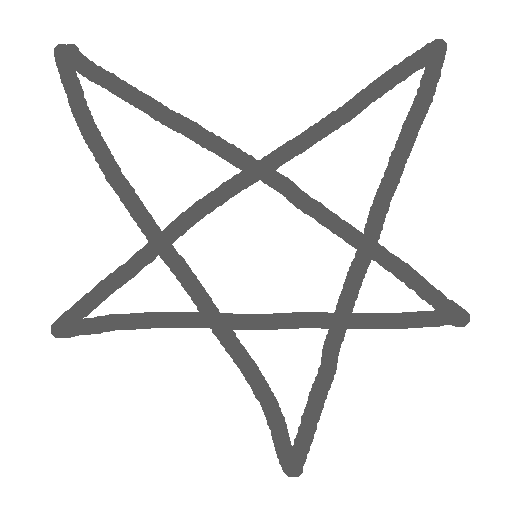
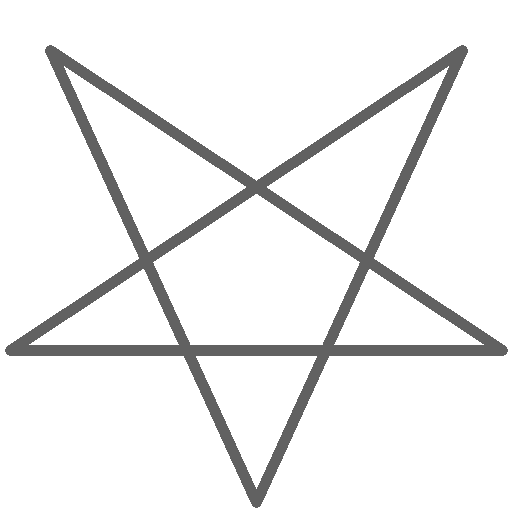
Layers edited between the first and the second (512, 512) image:
added layer "Layer #2" above "BlackSymbol.png" over [5, 45, 508, 508]
hid "BlackSymbol.png" over [51, 39, 470, 477]
